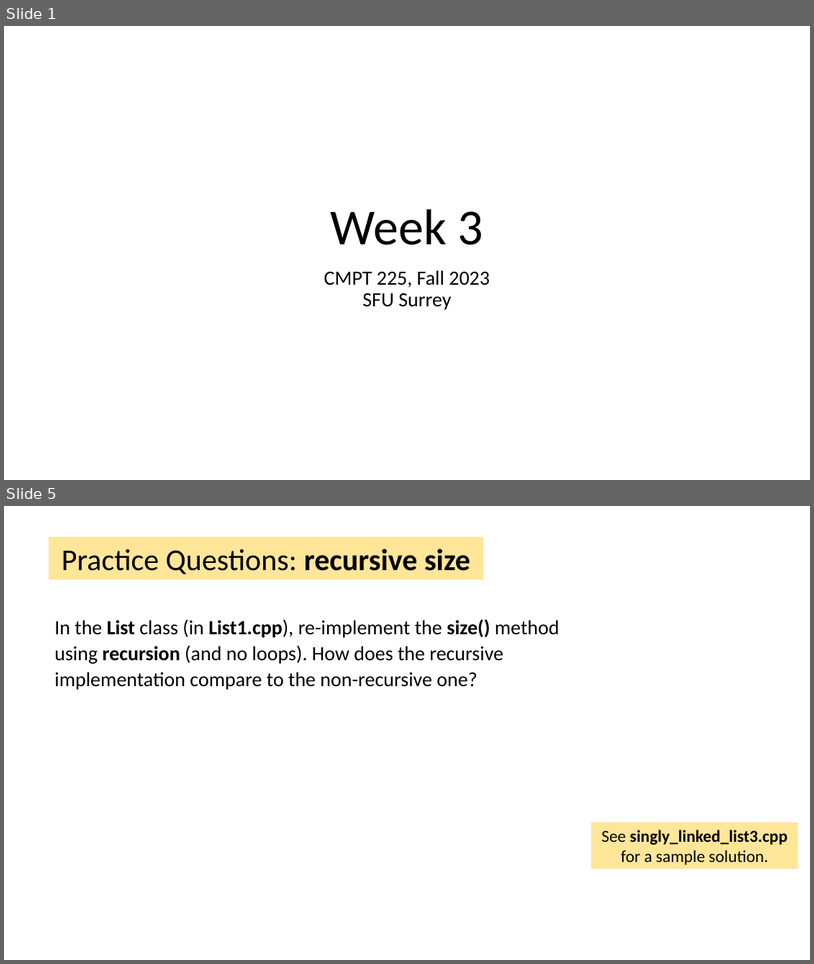
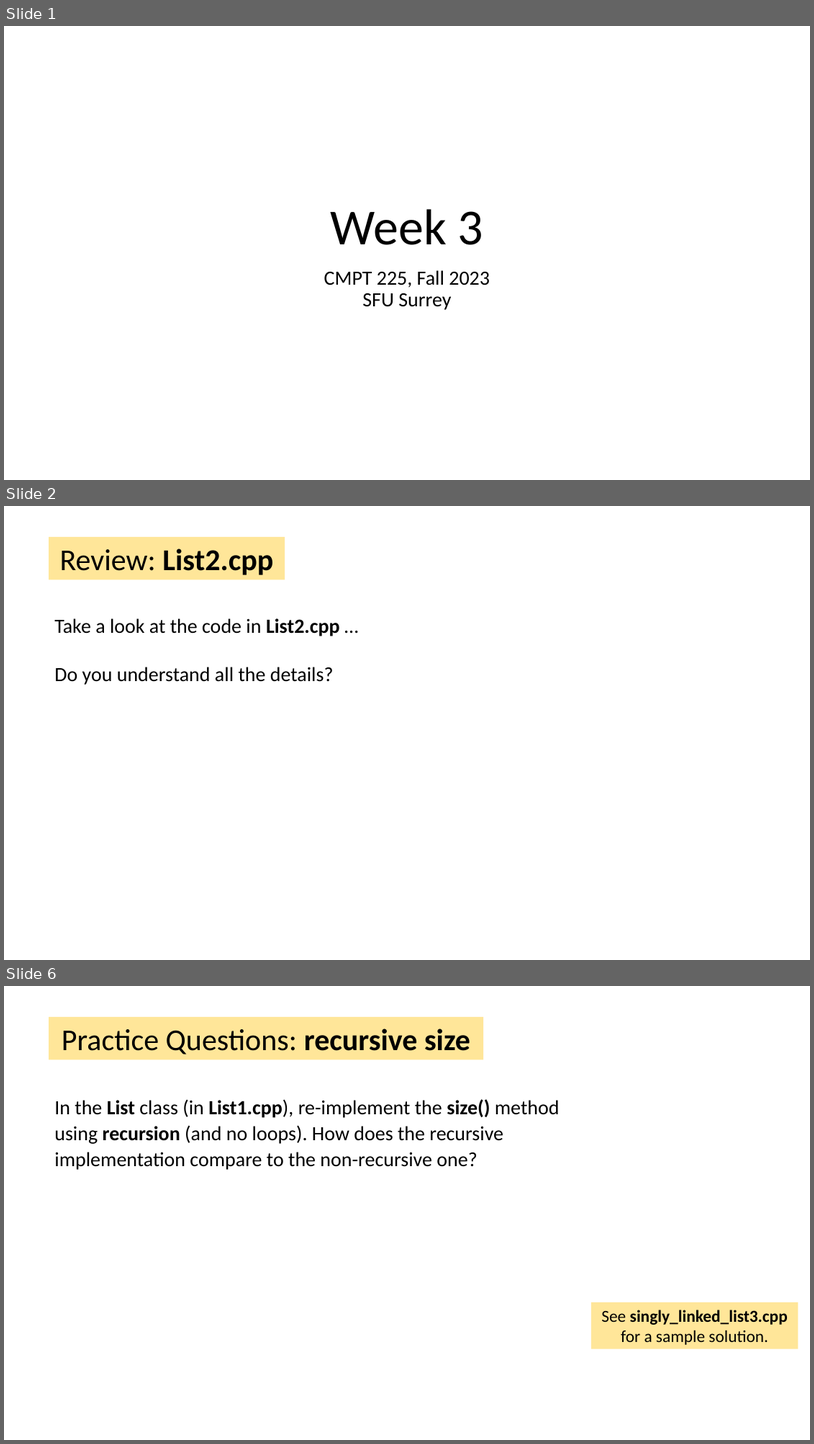
Before and after one commit to tjd1234/cmpt225fall2023, a slide deck: lecture_notes/week3/week3.pptx. Shown one above the other, each under a label of ours: slides 1 and 5 before the commit, slides 1, 2 and 6 after it; the slides between them are not shown. The pictures are 814x964 and 814x1444 pixels, drawn with LibreOffice and Linux fonts; fonts in the diff are those of the drawing. Boxes give left, top, right and bottom in pixels: in the first picture for what was removed or moved away, otherwise in the second. Text is boxed around its words. In the diff, an @@ line names an element or a change of style, - is before the commit and + after.

```diff
--- a/lecture_notes/week3/week3.pptx
+++ b/lecture_notes/week3/week3.pptx
@@ slide 2 added at (4,506,810,960), background #FFFFFF @@
@@ rectangle added at (49,537,286,580), fill #FFE699, 36 pt, text #000000, bold @@
+Review: List2.cpp
@@ text added at (54,618,340,685), 24 pt, text #000000 @@
+Take a look at the code in List2.cpp …
+Do you understand all the details?
@@ what was slide 5 is now slide 6 @@
```
Also in this commit, not shown: 3 slides changed, 5 other files.
